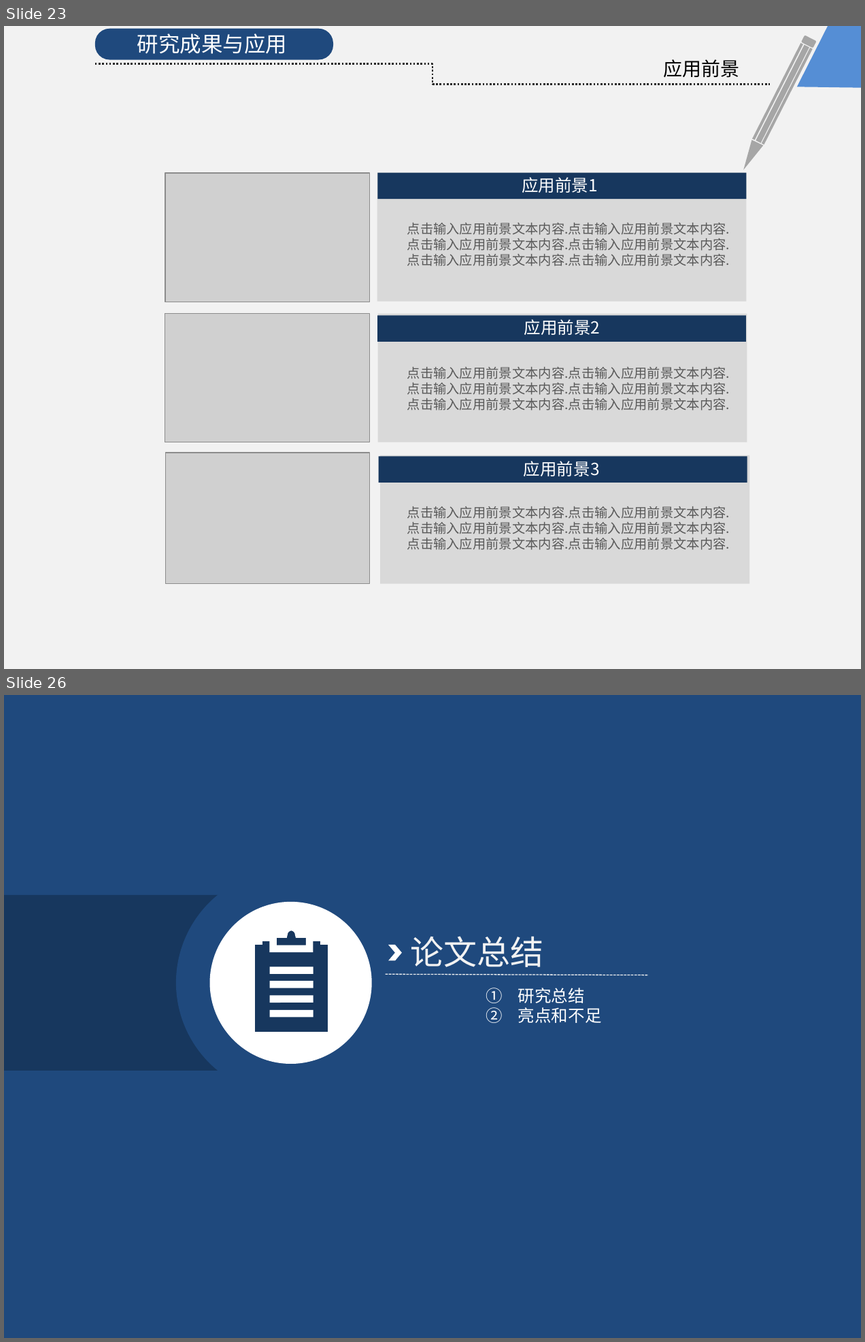
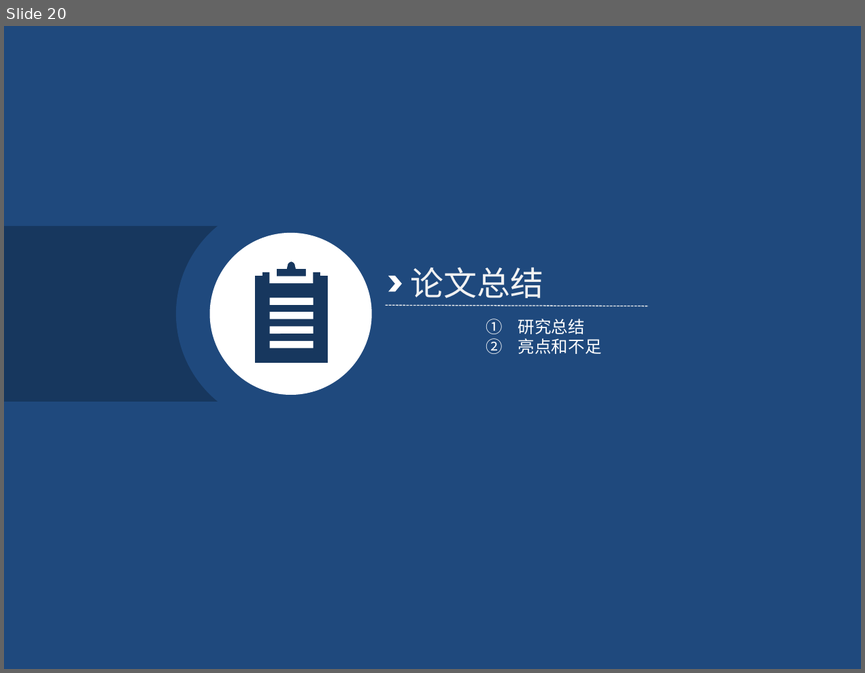
Before and after one commit to KrisCheng/GraduationDesign, a slide deck: FinalPaper/毕业答辩.pptx. Shown one above the other, each under a label of ours: slides 23 and 26 before the commit, slide 20 after it; the slides between them are not shown. The pictures are 865x1342 and 865x673 pixels, drawn with LibreOffice and Linux fonts; fonts in the diff are those of the drawing; grey boxes stand for pictures. Boxes give left, top, right and bottom in pixels: in the first picture for what was removed or moved away, otherwise in the second. Text is boxed around its words. In the diff, an @@ line names an element or a change of style, - is before the commit and + after.

```diff
--- a/FinalPaper/毕业答辩.pptx
+++ b/FinalPaper/毕业答辩.pptx
@@ slide 23 removed at bbox=[4, 26, 861, 669], background #FFFFFF @@
@@ rectangle removed at bbox=[4, 26, 861, 669] @@
@@ rounded rectangle removed at bbox=[95, 29, 333, 59] @@
@@ text removed at bbox=[137, 33, 287, 54] @@
-研究成果与应用
@@ freeform shape removed at bbox=[797, 26, 861, 88] @@
@@ elbow line removed from (95, 63) to (770, 84) @@
@@ text removed at bbox=[664, 59, 740, 78] @@
-应用前景
@@ group removed at bbox=[738, 36, 816, 173]: 3 rectangles, 1 rounded rectangle, 1 freeform shape @@
@@ picture removed at bbox=[165, 172, 370, 302] @@
@@ rectangle removed at bbox=[377, 172, 746, 301] @@
@@ rectangle removed at bbox=[377, 172, 746, 198] @@
@@ text removed at bbox=[521, 177, 598, 193] @@
-应用前景1
@@ text removed at bbox=[407, 223, 730, 266] @@
-点击输入应用前景文本内容.点击输入应用前景文本内容.
-点击输入应用前景文本内容.点击输入应用前景文本内容.
-点击输入应用前景文本内容.点击输入应用前景文本内容.
@@ picture removed at bbox=[165, 314, 370, 442] @@
@@ rectangle removed at bbox=[377, 314, 747, 442] @@
@@ rectangle removed at bbox=[377, 316, 746, 342] @@
@@ text removed at bbox=[524, 319, 600, 335] @@
-应用前景2
@@ text removed at bbox=[407, 367, 730, 410] @@
-点击输入应用前景文本内容.点击输入应用前景文本内容.
-点击输入应用前景文本内容.点击输入应用前景文本内容.
-点击输入应用前景文本内容.点击输入应用前景文本内容.
@@ picture removed at bbox=[166, 452, 370, 584] @@
@@ rectangle removed at bbox=[379, 456, 747, 482] @@
@@ rectangle removed at bbox=[380, 455, 749, 584] @@
@@ text removed at bbox=[524, 461, 600, 476] @@
-应用前景3
@@ text removed at bbox=[407, 506, 730, 550] @@
-点击输入应用前景文本内容.点击输入应用前景文本内容.
-点击输入应用前景文本内容.点击输入应用前景文本内容.
-点击输入应用前景文本内容.点击输入应用前景文本内容.
@@ what was slide 26 is now slide 20 @@
```
Also in this commit, not shown: 12 slides changed, 5 slides added, 10 other slides removed, 1 other file.
